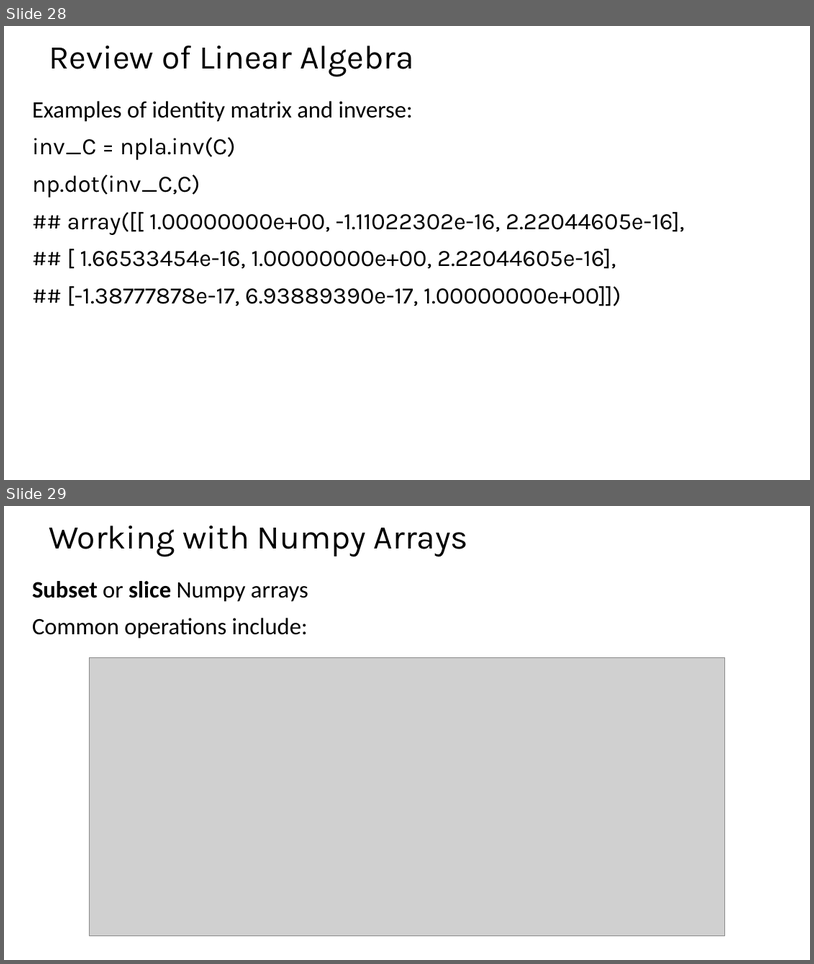
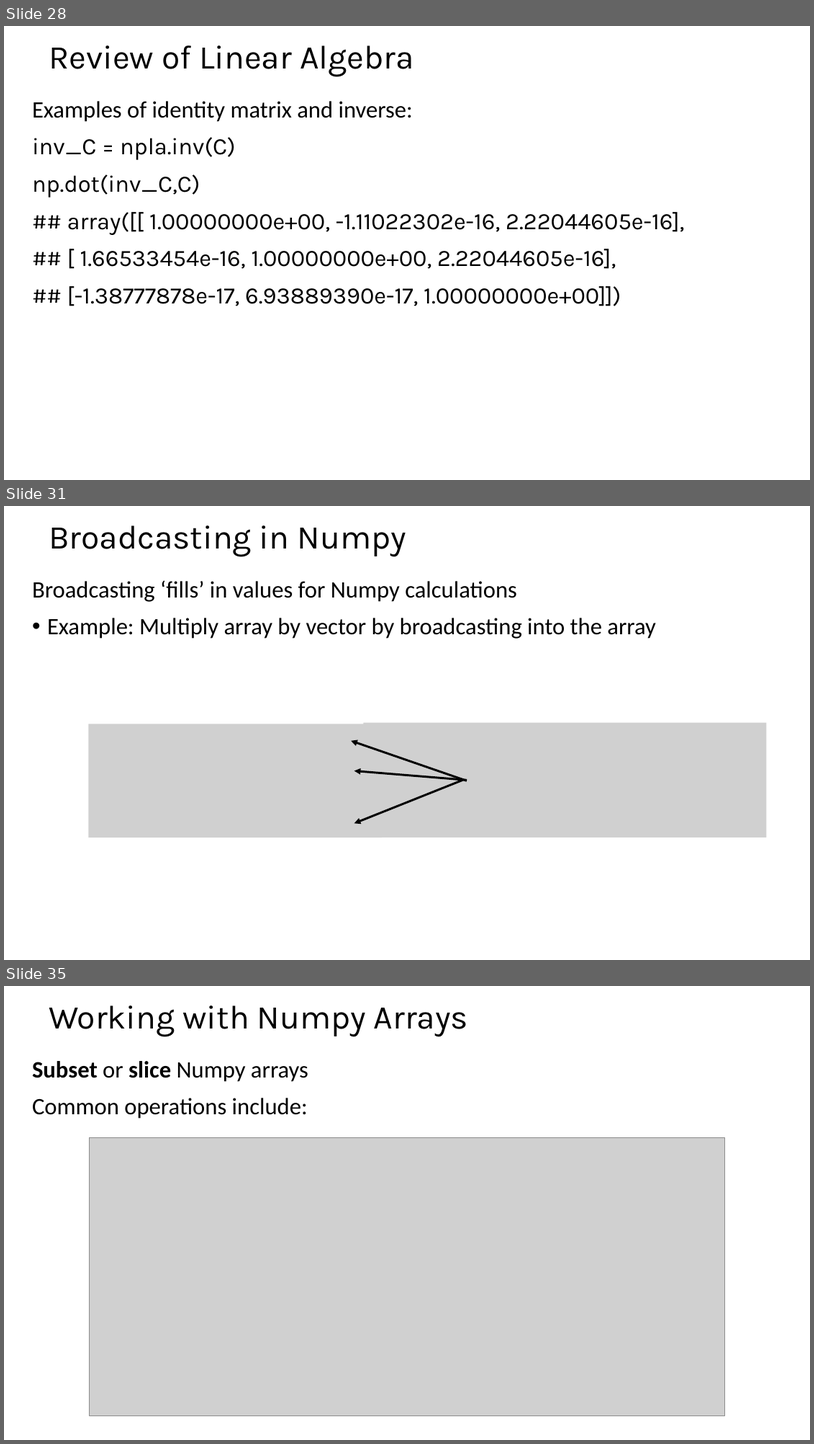
Before and after one commit to StephenElston/CSCI-E25, a slide deck: SuplementaryMaterial/ReviewOfLinearAlgebra.pptx. Shown one above the other, each under a label of ours: slides 28 and 29 before the commit, slides 28, 31 and 35 after it; the slides between them are not shown. The pictures are 814x964 and 814x1444 pixels, drawn with LibreOffice and Linux fonts; fonts in the diff are those of the drawing; grey boxes stand for pictures. Boxes give left, top, right and bottom in pixels: in the first picture for what was removed or moved away, otherwise in the second. Text is boxed around its words. In the diff, an @@ line names an element or a change of style, - is before the commit and + after.

```diff
--- a/SuplementaryMaterial/ReviewOfLinearAlgebra.pptx
+++ b/SuplementaryMaterial/ReviewOfLinearAlgebra.pptx
@@ slide 31 added at (4,506,810,960), background #FFFFFF @@
@@ title added at (49,525,406,556), 39.6 pt, text #000000 @@
+Broadcasting in Numpy
@@ text added at (32,580,656,638), 28 pt, text #000000 @@
+Broadcasting ‘fills’ in values for Numpy calculations
+• Example: Multiply array by vector by broadcasting into the array
@@ picture added at (89,723,382,837) @@
@@ arrow added from (467, 780) to (351, 741), #000000 2.5 pt @@
@@ picture added at (364,723,767,837) @@
@@ arrow added from (467, 780) to (354, 771), #000000 2.5 pt @@
@@ arrow added from (463, 780) to (354, 823), #000000 2.5 pt @@
@@ what was slide 29 is now slide 35 @@
```
Also in this commit, not shown: 5 slides changed, 5 other slides added, 1 slide removed.
